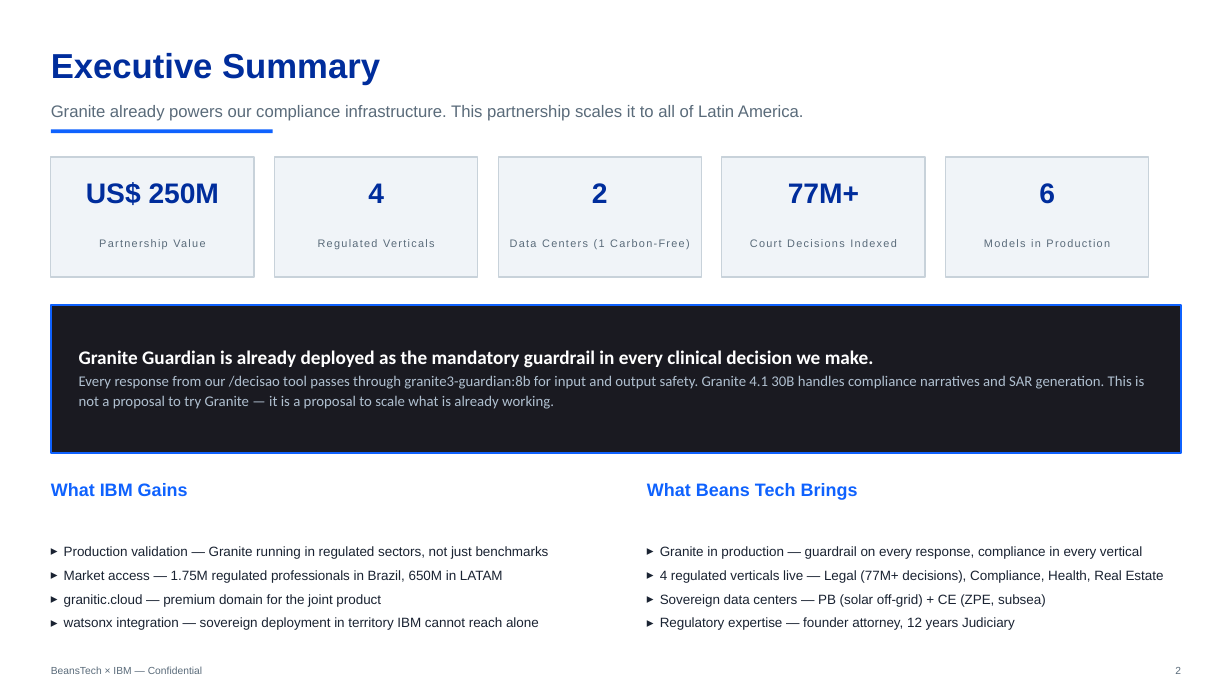
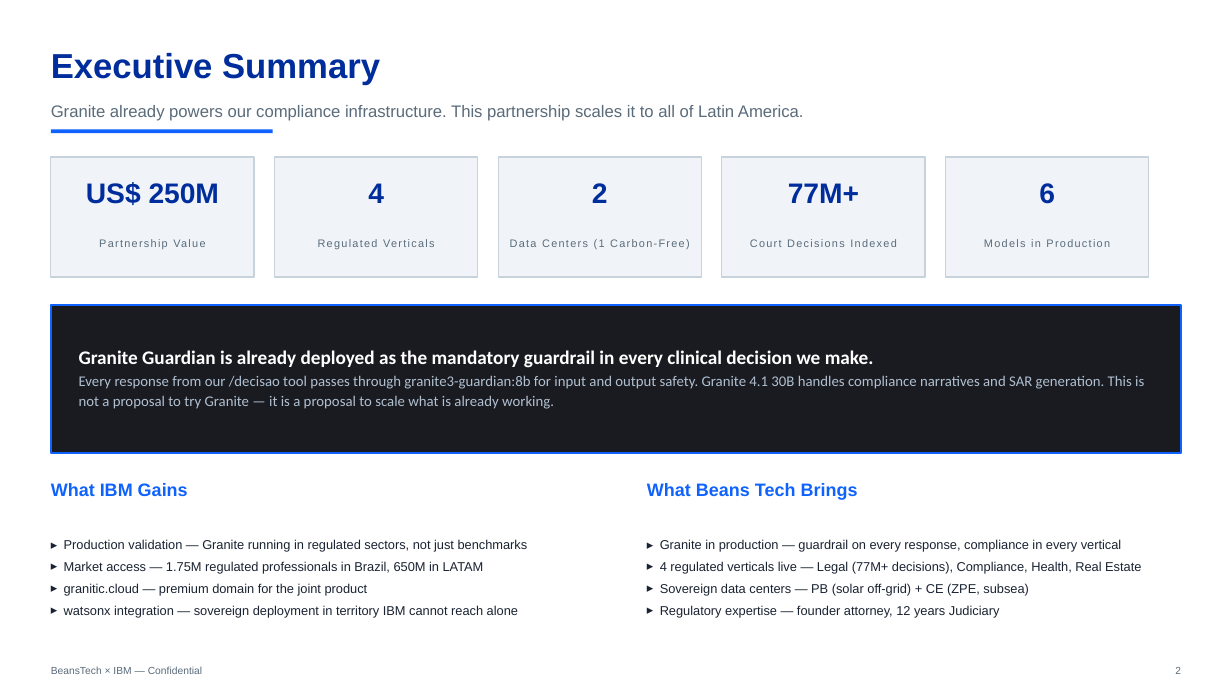
Before and after one commit to beanstechhub/healthtech-infra, a slide deck: slide 2 of apresentacoes/GraniticCloud-IBM-Parceria-EN.pptx. Drawn at 1232x693 pixels with LibreOffice and Linux fonts; fonts in the diff are those of the drawing. Boxes give left, top, right and bottom in pixels: in the first picture for what was removed or moved away, otherwise in the second. Text is boxed around its words. In the diff, an @@ line names an element or a change of style, - is before the commit and + after.

```diff
--- a/apresentacoes/GraniticCloud-IBM-Parceria-EN.pptx
+++ b/apresentacoes/GraniticCloud-IBM-Parceria-EN.pptx
@@ text "Production validation — Granite running ..." at box(64, 539, 528, 618): size 10.5 to 10 pt; less space between paragraphs @@
@@ text "Granite in production — guardrail ..." at box(660, 539, 1141, 618): size 10.5 to 10 pt; less space between paragraphs @@
```
Also in this commit, not shown: 1 other slide changed, 1 other file.
